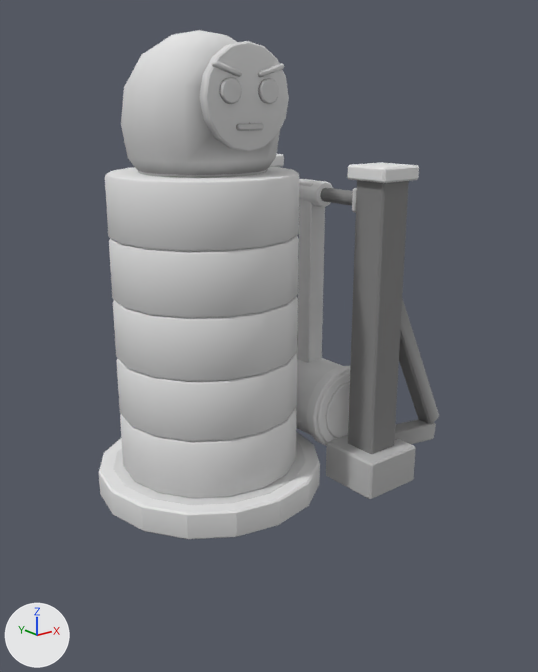
The glTF model assets/models/kyoto/props/daruma_otoshi.glb, before and after one commit.
The view is the same before and after, from a 50 mm camera at (-8.79, -13.17, 7.98) aimed at (1.54, -0.27, 2.82). The axes (+X, +Y, +Z) are drawn at lower left. The lights are the same throughout. The first picture is the older version. Vertices at exactly the same position are counted once.

Objects in the first picture: 'Base', 'Disc_1', 'Disc_2', 'Disc_3', 'Disc_4', 'Disc_5', 'Frame', 'Hammer', 'Head'.
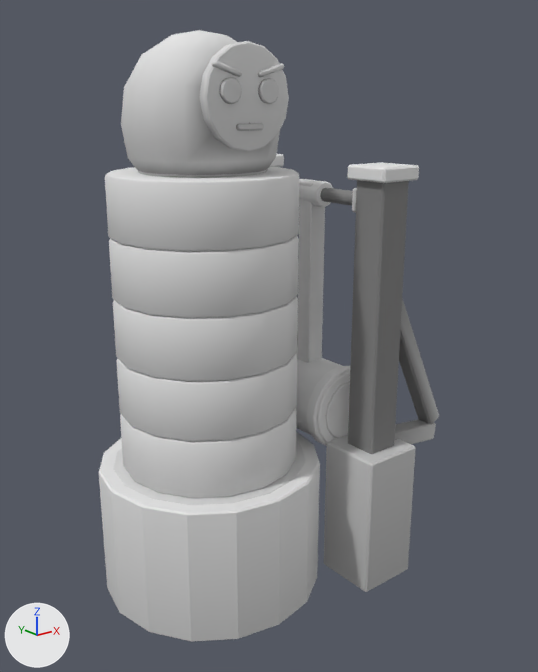
Scene script edits in JSON lines:
```json
{"block": "me_base", "where": "# used by ob_base; location = (0.0, 0.0, 0.0)"}
{"op": "remove", "block": "me_base", "code": "me_base.from_pydata(...)  # 128 vertices, 248 faces; spans x -2.55..2.55, y -2.55..2.55, z -0.5..0.13"}
{"op": "add", "block": "me_base", "code": "me_base.from_pydata(...)  # 128 vertices, 248 faces; spans x -2.55..2.55, y -2.55..2.55, z -3.0..0.13"}
{"block": "me_base", "change": "me_base part 1: all 32 vertices in x -2.55..2.55, y -2.55..2.55, z -0.5..-0.46 are moved by (0.0, 0.0, -2.5)"}
{"block": "me_frame", "where": "# used by ob_frame; location = (0.0, 0.0, 0.0)"}
{"op": "remove", "block": "me_frame", "code": "me_frame.from_pydata(...)  # 336 vertices, 620 faces; spans x 2.3..5.31, y -2.95..2.95, z -0.55..6.74"}
{"op": "add", "block": "me_frame", "code": "me_frame.from_pydata(...)  # 336 vertices, 620 faces; spans x 2.3..5.31, y -2.95..2.95, z -3.0..6.74"}
{"block": "me_frame", "change": "me_frame part 2: all 12 vertices in x 2.3..3.8, y -2.95..-1.45, z -0.55..-0.51 are moved by (0.0, 0.0, -2.45)"}
{"block": "me_frame", "change": "other edits to the shape of me_frame do not show in these pictures"}
```

Where the change shows, as pixel boxes [x1, y1, x2, y2] in the pictures (538 x 672 px; the box of a moved part takes in the faces that stretch with it):
```json
{"object": "Base", "change": "reshaped", "before": [99, 431, 320, 539], "after": [99, 431, 320, 642], "on screen": "94% taller"}
{"object": "Frame", "change": "reshaped", "before": [270, 154, 439, 499], "after": [270, 154, 439, 592], "on screen": "27% taller"}
{"part": 1, "of": "me_base", "change": "moved or reshaped", "before": [100, 481, 319, 539], "after": [100, 481, 319, 642]}
{"part": 2, "of": "me_frame", "change": "moved or reshaped", "before": [326, 444, 416, 499], "after": [324, 444, 416, 592]}
```
